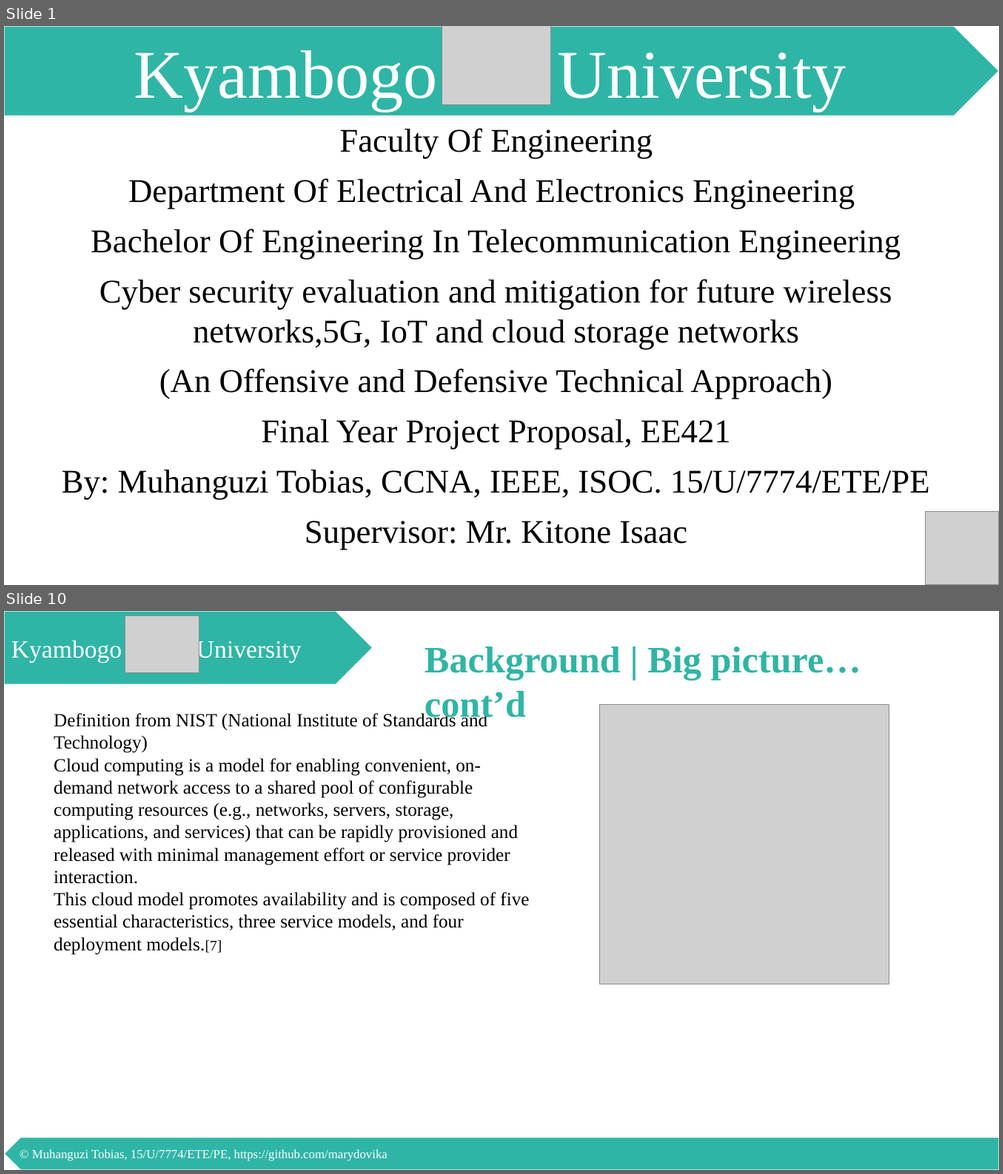
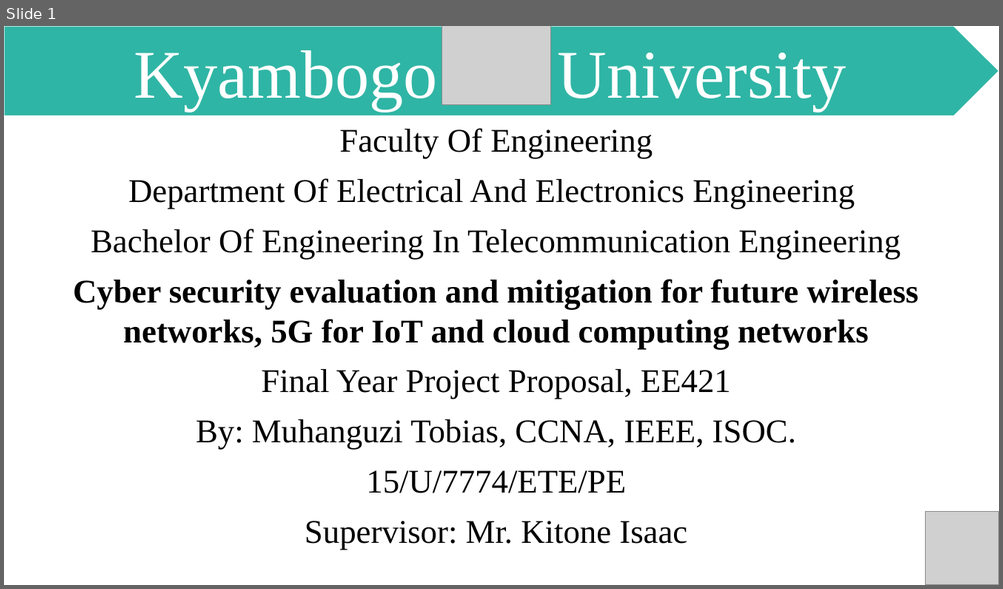
Before and after one commit to marydovika/Cyber-Security-Project-for-5G-IoT-Cloud-NFC, a slide deck: presentations/proposalPresentation.pptx. Shown one above the other, each under a label of ours: slides 1 and 10 before the commit, slide 1 after it; the slides between them are not shown. The pictures are 1003x1174 and 1003x589 pixels, drawn with LibreOffice and Linux fonts; fonts in the diff are those of the drawing; grey boxes stand for pictures. Boxes give left, top, right and bottom in pixels: in the first picture for what was removed or moved away, otherwise in the second. Text is boxed around its words. In the diff, an @@ line names an element or a change of style, - is before the commit and + after.

```diff
--- a/presentations/proposalPresentation.pptx
+++ b/presentations/proposalPresentation.pptx
@@ slide 10 removed at (4, 611, 999, 1170), background #FFFFFF @@
@@ pentagon arrow removed at (4, 611, 373, 685) @@
-Kyambogo University
@@ picture removed at (125, 616, 199, 673) @@
@@ text removed at (424, 647, 861, 725) @@
-Background | Big picture…cont’d
@@ text removed at (54, 712, 529, 955) @@
-Definition from NIST (National Institute of Standards and Technology)
-Cloud computing is a model for enabling convenient, on-demand network access to a shared pool of configurable computing resources (e.g., networks, servers, storage, applications, and services) that can be rapidly provisioned and released with minimal management effort or service provider interaction.
-This cloud model promotes availability and is composed of five essential characteristics, three service models, and four deployment models.[7]
@@ picture removed at (600, 705, 889, 985) @@
@@ pentagon arrow removed at (4, 1138, 999, 1170) @@
-© Muhanguzi Tobias, 15/U/7774/ETE/PE, https://github.com/marydovika
@@ slide 1 changed as well @@
@@ text at (73, 279, 919, 349): text changed; bold on @@
-Cyber security evaluation and mitigation for future wireless networks,5G, IoT and cloud storage networks
-(An Offensive and Defensive Technical Approach)
+Cyber security evaluation and mitigation for future wireless networks, 5G for IoT and cloud computing networks
@@ text at (196, 420, 796, 494): text changed @@
-By: Muhanguzi Tobias, CCNA, IEEE, ISOC. 15/U/7774/ETE/PE
+By: Muhanguzi Tobias, CCNA, IEEE, ISOC.
+15/U/7774/ETE/PE
```
Also in this commit, not shown: 15 other slides changed, 10 other slides removed.
